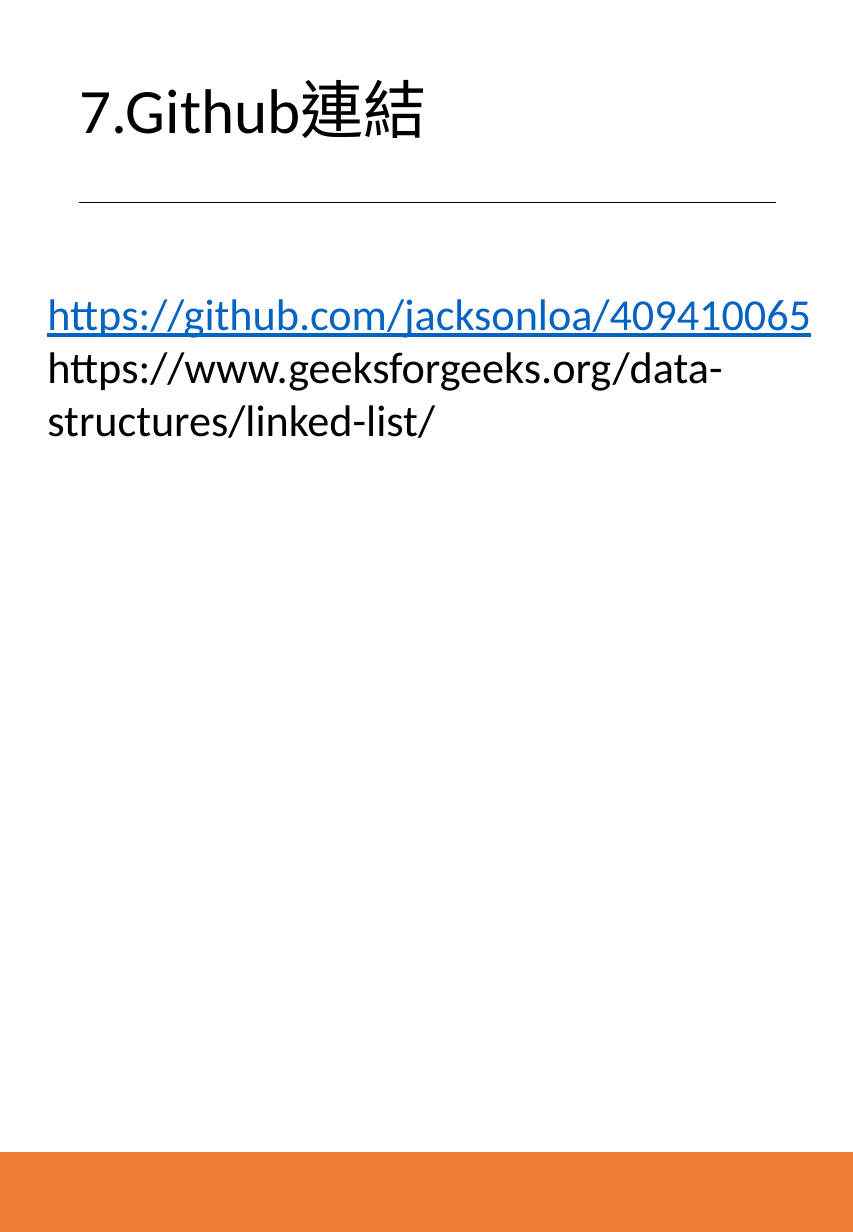
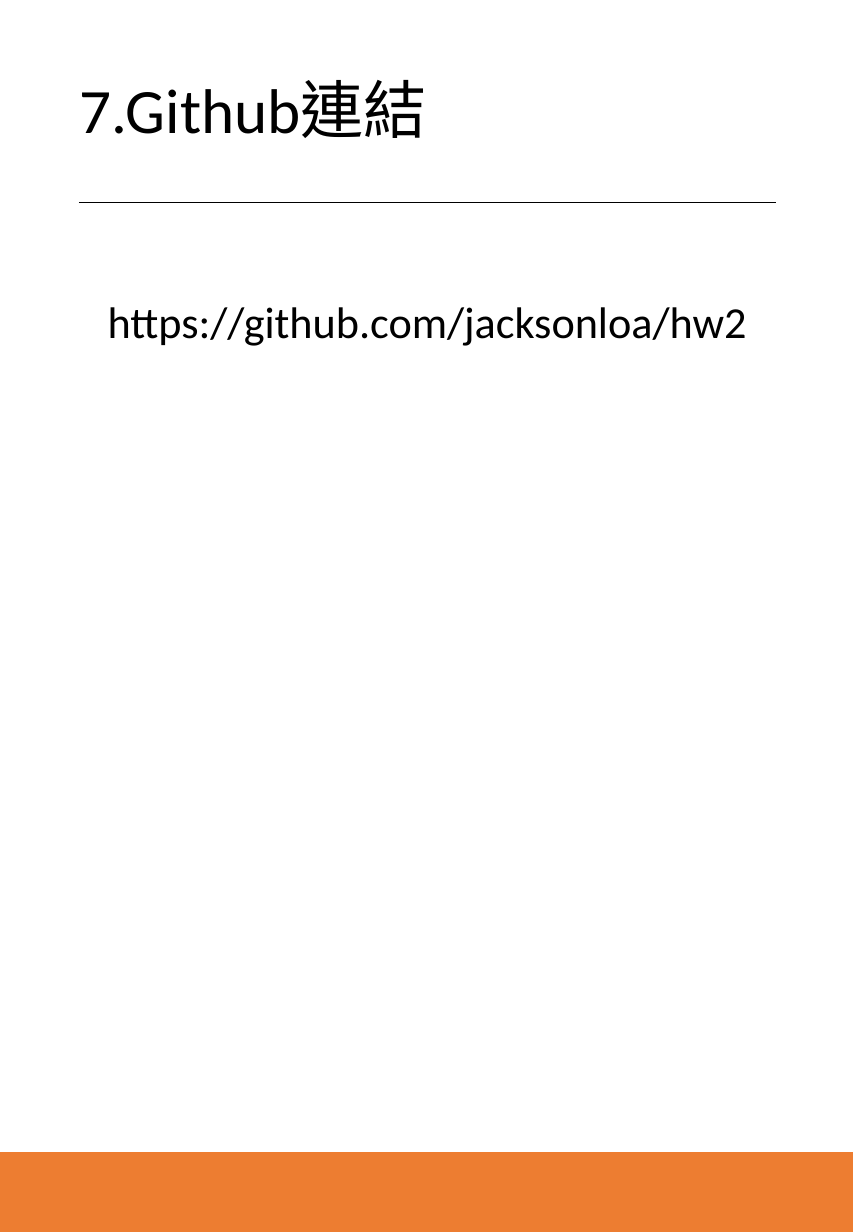
Before and after one commit to jacksonloa/hw2, a slide deck: slide 12 of hw2報告.pptx. Drawn at 853x1232 pixels with LibreOffice and Linux fonts; fonts in the diff are those of the drawing. Boxes give left, top, right and bottom in pixels: in the first picture for what was removed or moved away, otherwise in the second. Text is boxed around its words. In the diff, an @@ line names an element or a change of style, - is before the commit and + after.

```diff
--- a/hw2報告.pptx
+++ b/hw2報告.pptx
@@ text at box(108, 307, 747, 346): text changed @@
-https://github.com/jacksonloa/409410065
-https://www.geeksforgeeks.org/data-structures/linked-list/
+https://github.com/jacksonloa/hw2
```
Also in this commit, not shown: 1 other slide changed.
